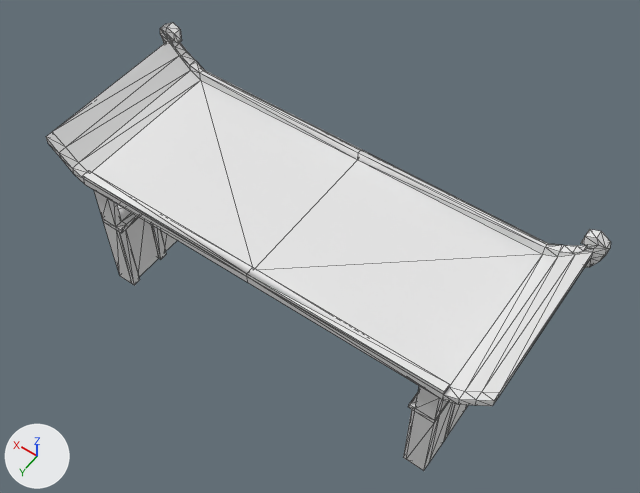
The OBJ model OpenGL_Framework/OpenGL_Framework/Assets/Models/ninjaSides.obj, before and after one commit.
Camera for both pictures: a 50 mm lens placed at (-47.9, 68.3, 118.0), pointed at (-2.2, 4.2, 17.2). Lighting does not change. The marker at lower left points along +X, +Y and +Z. Mesh edges are drawn as thin lines. Where no turn or scale is listed for an object, it has been applied to the vertices. Vertices at the same position are counted once.

In view in the first picture: 'ninjaSides'.
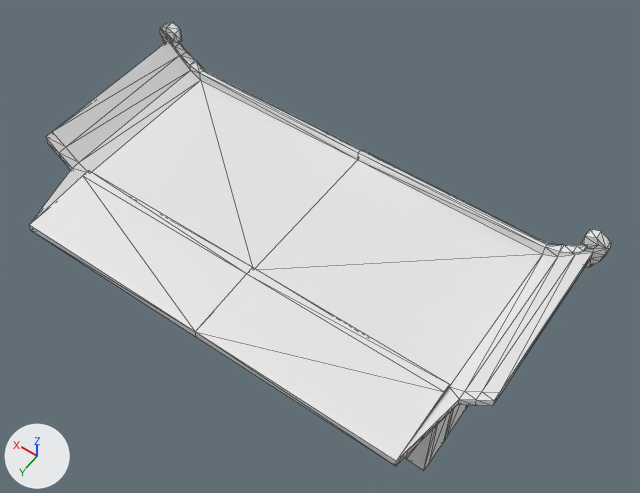
The edits, one by one:
me_ninjasides has 478 vertices, 986 faces and spans x -37.6..37.6, y -10.1..17.7, z -0.7..30.9.
me_ninjasides is used by ob_ninjasides; location (0.0, 0.0, 0.0).
Before the commit, vertices of me_ninjasides: 304 (30.0, 17.7, 21.9) at pixel (85, 184), 305 (30.0, 17.7, 23.2) at pixel (83, 178), 386 (-30.0, 17.7, 21.9) at pixel (442, 399), 387 (-30.0, 17.7, 23.2) at pixel (443, 394), 388 (0.0, 17.7, 21.9) at pixel (247, 282).
Before the commit, vertices of me_ninjasides: 389 (0.0, 17.7, 23.2) at pixel (247, 276).
Part 1, on me_ninjasides:
Vertices 304, 305, 386 to 389 of me_ninjasides move by (0.0, 10.5, 0.0).

What differs and where, as boxes [x1, y1, x2, y2] in the pictures (640 x 493 px; the box of a moved part takes in the faces that stretch with it):
'ninjaSides', reshaped
    before: [46, 22, 611, 471]
    after: [29, 22, 611, 471]
part 1 of me_ninjasides, moved or reshaped
    before: [72, 168, 459, 404]
    after: [29, 168, 459, 466]
